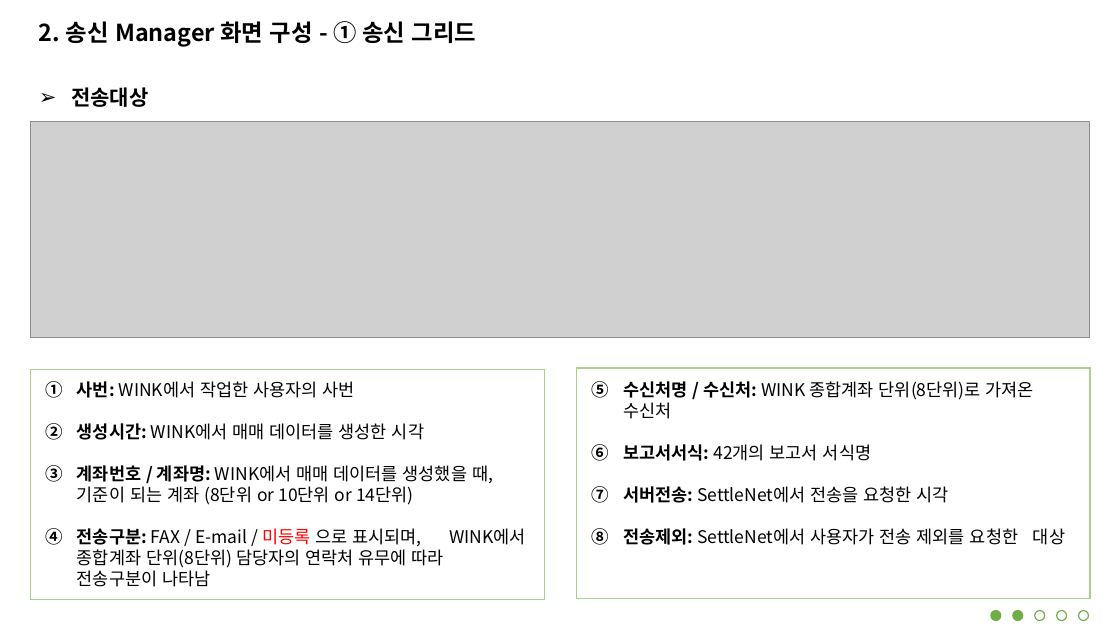
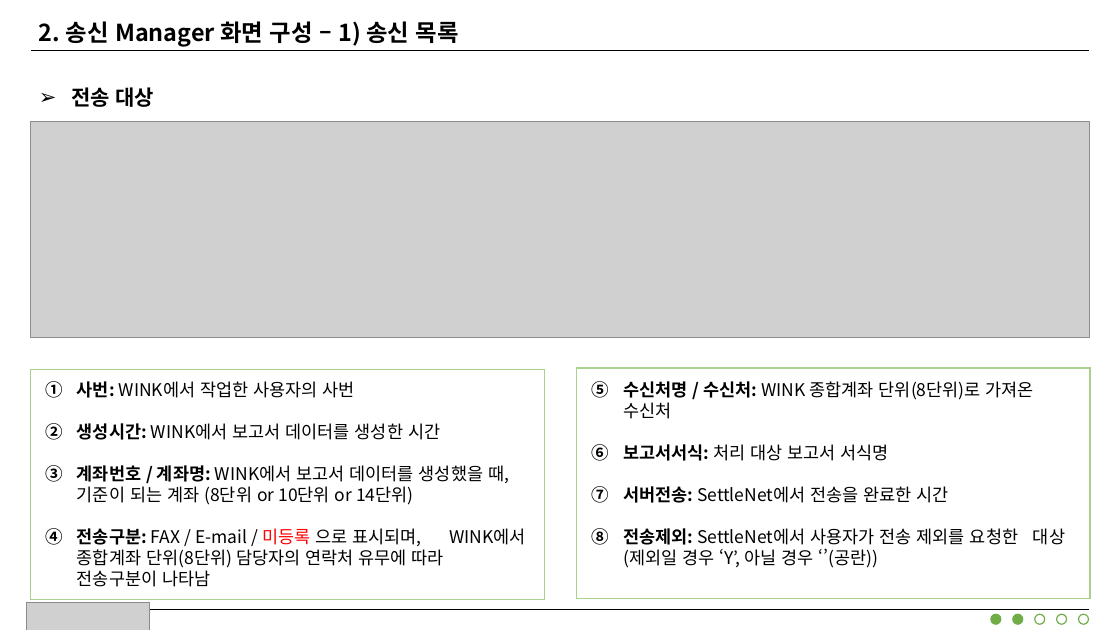
Before and after one commit to jungsoolee/HankookFI, a slide deck: slide 5 of 한투 금상 8801 송신 Manager Client Manual.pptx (slide 4 before the commit). Drawn at 1120x630 pixels with LibreOffice and Linux fonts; fonts in the diff are those of the drawing; grey boxes stand for pictures. Boxes give left, top, right and bottom in pixels: in the first picture for what was removed or moved away, otherwise in the second. Text is boxed around its words. In the diff, an @@ line names an element or a change of style, - is before the commit and + after.

```diff
--- a/한투 금상 8801 송신 Manager Client Manual.pptx
+++ b/한투 금상 8801 송신 Manager Client Manual.pptx
@@ text at bbox=[39, 21, 459, 47]: text changed @@
-2. 송신 Manager 화면 구성 - ① 송신 그리드
+2. 송신 Manager 화면 구성 – 1) 송신 목록
@@ line added from (31, 50) to (1090, 50), #000000 1 pt @@
@@ text at bbox=[71, 87, 155, 107]: spaces changed @@
-➢ 전송대상
+➢ 전송 대상
@@ text at bbox=[77, 423, 509, 505]: text changed @@
-2. 생성시간: WINK에서 매매 데이터를 생성한 시각
-3. 계좌번호 / 계좌명: WINK에서 매매 데이터를 생성했을 때, 기준이 되는 계좌 (8단위 or 10단위 or 14단위)
+2. 생성시간: WINK에서 보고서 데이터를 생성한 시간
+3. 계좌번호 / 계좌명: WINK에서 보고서 데이터를 생성했을 때, 기준이 되는 계좌 (8단위 or 10단위 or 14단위)
@@ text at bbox=[623, 444, 1065, 568]: text changed @@
-6. 보고서서식: 42개의 보고서 서식명
-7. 서버전송: SettleNet에서 전송을 요청한 시각
-8. 전송제외: SettleNet에서 사용자가 전송 제외를 요청한 대상
+6. 보고서서식: 처리 대상 보고서 서식명
+7. 서버전송: SettleNet에서 전송을 완료한 시간
+8. 전송제외: SettleNet에서 사용자가 전송 제외를 요청한 대상(제외일 경우 ‘Y’, 아닐 경우 ‘’(공란))
@@ picture added at bbox=[27, 603, 150, 630] @@
@@ line added from (30, 609) to (1090, 609), #000000 1 pt @@
```
Also in this commit, not shown: 6 other slides changed, 8 slides added, 15 slides removed, 22 other files.
